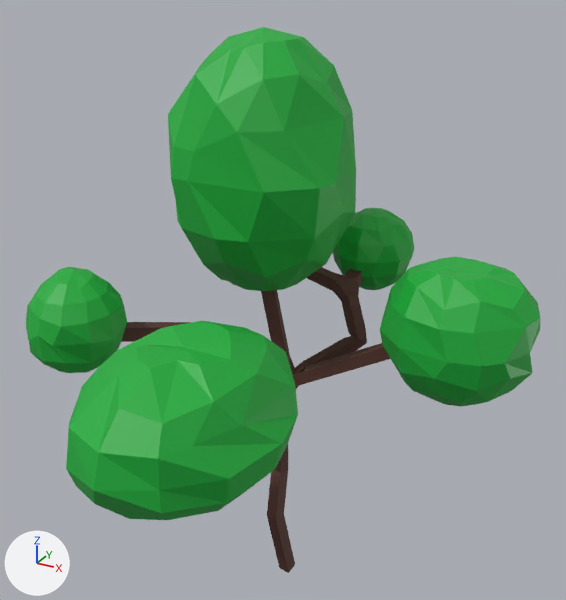
An edit to the Blender file Assets/Models/Tree1_V2.blend, drawn before and after from the same camera.
Camera for both pictures: a camera (50 mm lens) standing at (12.8, -23.7, 24.6) and looking at (0.9, -2.0, 13.7). The lights are fixed; the arrows at lower left show +X, +Y and +Z.
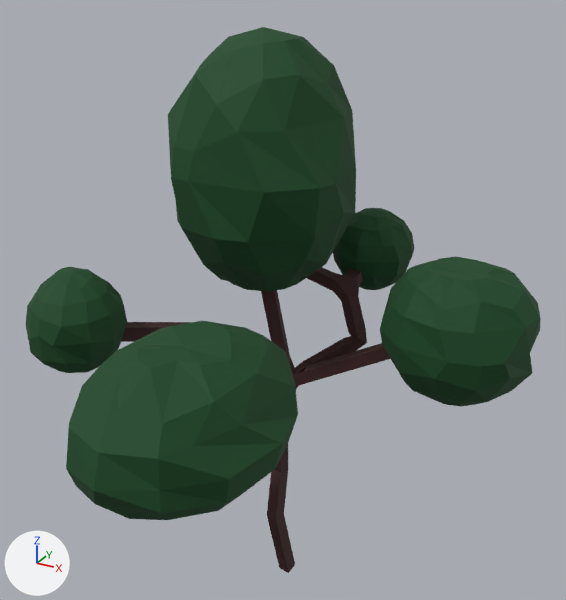
Commit message: WEG MIT DEM BAAUUUUUMMM!!

Boxes [x1, y1, x2, y2] around the edits, measured in the pictures (566 x 600 px):
'Sphere', recoloured, surface changed
    both: [168, 27, 356, 291]
'Sphere.004', recoloured, surface changed
    both: [66, 321, 298, 520]
'Sphere.005', recoloured, surface changed
    both: [380, 256, 541, 406]
'Sphere.002', recoloured, surface changed
    both: [26, 267, 127, 373]
'Sphere.001', recoloured, surface changed
    both: [333, 208, 414, 290]
'Sphere.003', recoloured, surface changed
    both: [205, 266, 227, 281]

Edits to the bpy script that builds the scene:
```text
Change mat_blattgrün:
    mat_blattgrün.base_color: (0.00802, 0.413, 0.0417) -> (0.0045, 0.0615, 0.0137)  # green #16ac3a -> dark green #0e461f
    mat_blattgrün.roughness: 0.5 -> 0.8
```
